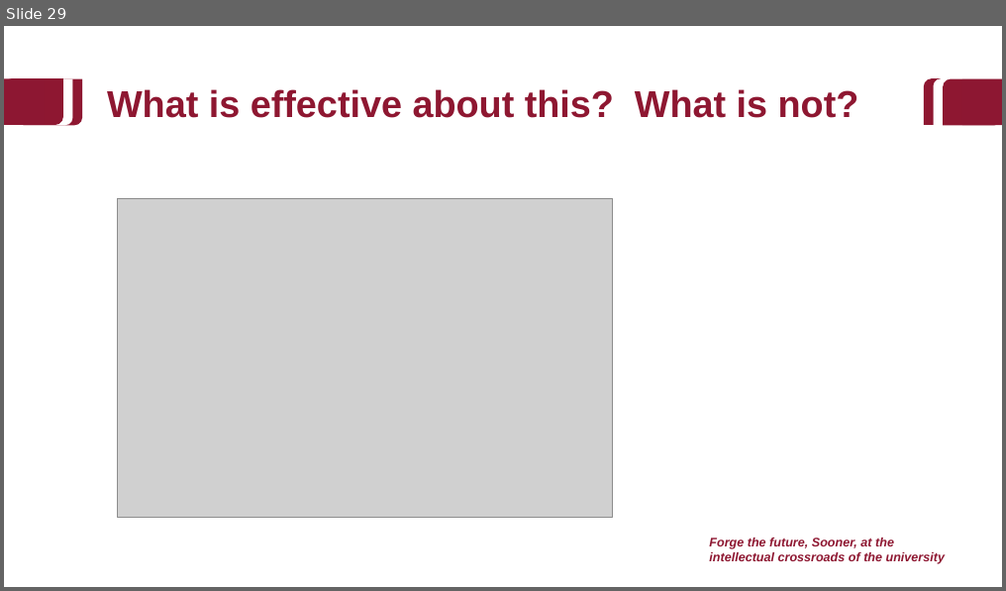
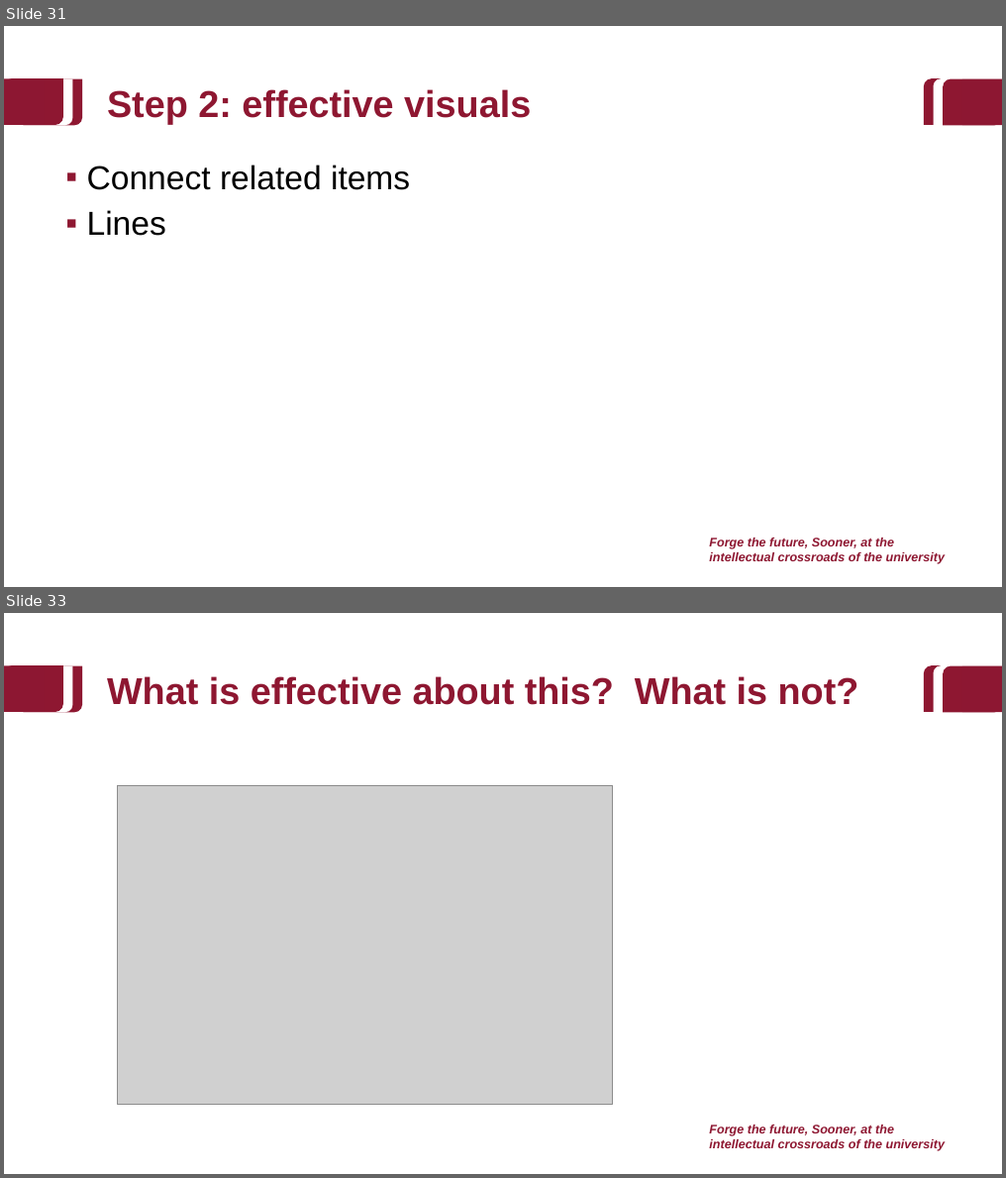
Before and after one commit to baeolophus/2025_data_viz_research, a slide deck: activities.pptx. Shown one above the other, each under a label of ours: slide 29 before the commit, slides 31 and 33 after it; the slides between them are not shown. The pictures are 1006x591 and 1006x1178 pixels, drawn with LibreOffice and Linux fonts; fonts in the diff are those of the drawing; grey boxes stand for pictures; background and template pictures are left out. Boxes give left, top, right and bottom in pixels: in the first picture for what was removed or moved away, otherwise in the second. Text is boxed around its words. In the diff, an @@ line names an element or a change of style, - is before the commit and + after.

```diff
--- a/activities.pptx
+++ b/activities.pptx
@@ slide 31 added at (x1=4, y1=26, x2=1002, y2=587), background #FFFFFF; not listed: 9 template elements that a slide beside it also shows @@
@@ title added at (x1=107, y1=89, x2=531, y2=124), 36 pt, text #8E1731, bold @@
+Step 2: effective visuals
@@ text added at (x1=87, y1=165, x2=410, y2=236), 32 pt, text #000000 @@
+▪ Connect related items
+▪ Lines
@@ what was slide 29 is now slide 33 @@
```
Also in this commit, not shown: 5 slides changed, 4 other slides added.
